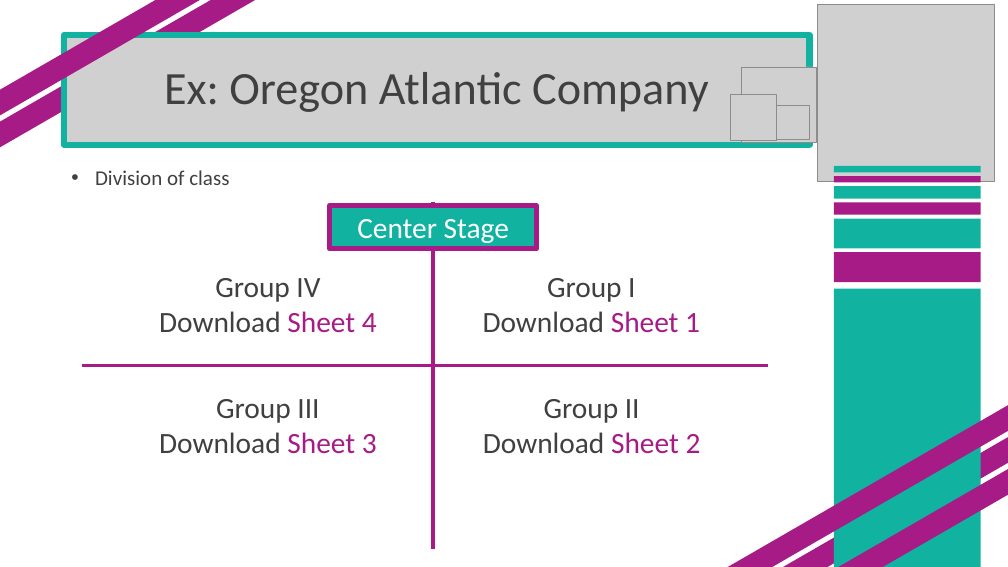
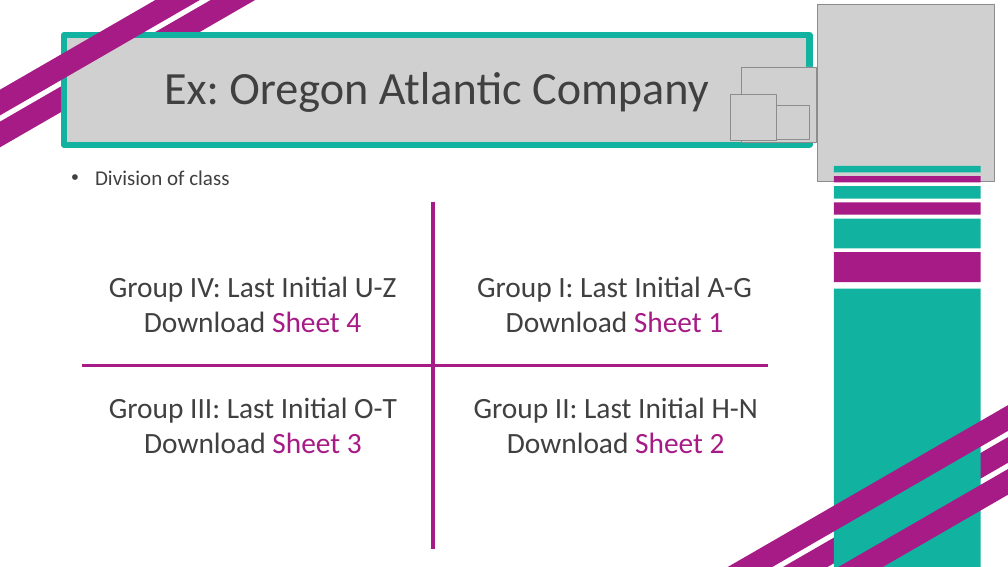
Before and after one commit to SuperMarioGiacomazzo/STOR305_WEBSITE, a slide deck: slide 8 of Lectures/Lecture 18/Lecture 18.pptx. Drawn at 1008x567 pixels with LibreOffice and Linux fonts; fonts in the diff are those of the drawing; grey boxes stand for pictures. Boxes give left, top, right and bottom in pixels: in the first picture for what was removed or moved away, otherwise in the second. Text is boxed around its words. In the diff, an @@ line names an element or a change of style, - is before the commit and + after.

```diff
--- a/Lectures/Lecture 18/Lecture 18.pptx
+++ b/Lectures/Lecture 18/Lecture 18.pptx
@@ rectangle removed at bbox=[330, 206, 537, 249] @@
-Center Stage
@@ text "Group IV: Last Initial U-Z": place and size @@
-text "Group IV: Last Initial U-Z" at bbox=[159, 278, 377, 333]
+text "Group IV: Last Initial U-Z" at bbox=[109, 276, 397, 333]
@@ text at bbox=[109, 276, 397, 302]: text changed @@
-Group IV
+Group IV: Last Initial U-Z
@@ text at bbox=[477, 276, 752, 302]: text changed @@
-Group I
+Group I: Last Initial A-G
@@ text "Group III: Last Initial O-T": place and size @@
-text "Group III: Last Initial O-T" at bbox=[159, 399, 377, 454]
+text "Group III: Last Initial O-T" at bbox=[109, 397, 397, 454]
@@ text "Group II: Last Initial H-N": place and size @@
-text "Group II: Last Initial H-N" at bbox=[483, 399, 701, 454]
+text "Group II: Last Initial H-N" at bbox=[474, 397, 758, 454]
@@ text at bbox=[109, 397, 397, 423]: text changed @@
-Group III
+Group III: Last Initial O-T
@@ text at bbox=[474, 397, 758, 423]: text changed @@
-Group II
+Group II: Last Initial H-N
```
Also in this commit, not shown: 2 other slides changed, 9 other files.
